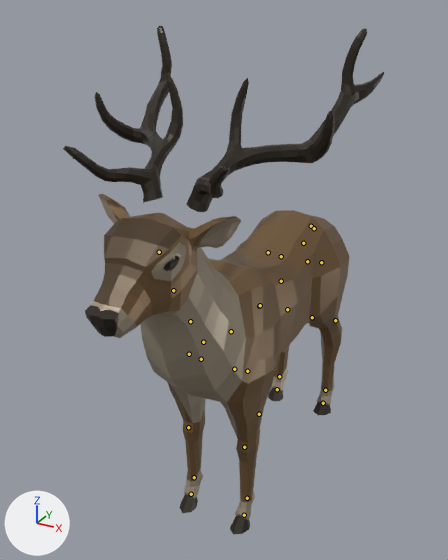
A saved change to the glTF model src/HomeBlaze/HomeBlaze.Game.Nature/wwwroot/models/animals/stag.glb.
The view is the same before and after, from a camera (50 mm lens) standing at (2.93, -6.32, 5.75) and looking at (-0.29, -0.46, 2.82). The lights are fixed; the arrows at lower left show +X, +Y and +Z. The older version comes first. The bones that change, and the others that lie on the model, are drawn over the model as lines.

Objects in the first picture: 'Stag', 'Stag_Horns'.
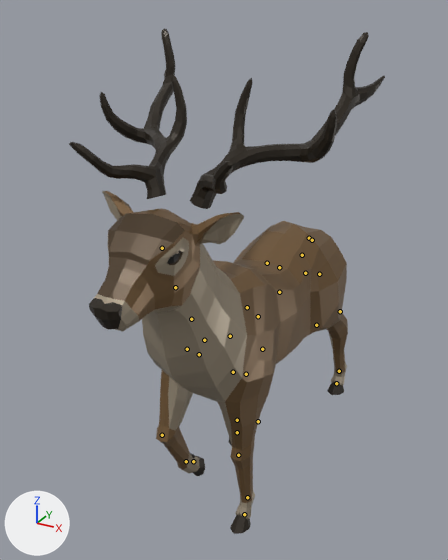
The newer file adds an action. The first version stands in its rest pose; the second is drawn at frame 20 of the action 'Walk'.

Boxes [x1, y1, x2, y2] around the edits, measured in the pictures (448 x 560 px):
'Stag', posed: before [85, 194, 350, 535]; after [89, 191, 348, 534]
'Stag_Horns', posed: before [63, 26, 384, 212]; after [69, 29, 385, 209]
bone 'Body', root to tip: before (259, 414) to (259, 412); after (258, 421) to (258, 420)
bone 'Back', root to tip: before (303, 243) to (303, 243); after (302, 255) to (301, 255)
bone 'Torso2', root to tip: before (259, 306) to (259, 306); after (258, 316) to (258, 317)
bone 'Neck1', root to tip: before (203, 342) to (203, 342); after (204, 340) to (204, 339)
bone 'Neck2', root to tip: before (190, 321) to (190, 321); after (191, 319) to (191, 319)
bone 'FrontLowerLeg.L', root to tip: before (244, 447) to (244, 447); after (238, 455) to (238, 455)
bone 'FrontShoulder.R', root to tip: before (201, 359) to (200, 359); after (199, 354) to (198, 354)
bone 'FrontUpperLeg.R', root to tip: before (189, 354) to (189, 355); after (187, 349) to (187, 350)
bone 'FrontLowerLeg.R', root to tip: before (188, 427) to (188, 428); after (162, 435) to (162, 435)
bone 'BackShoulder.L', root to tip: before (307, 261) to (308, 261); after (305, 273) to (306, 273)
bone 'BackUpperLeg.L', root to tip: before (312, 317) to (312, 318); after (316, 325) to (316, 325)
bone 'BackLowerLeg.L', root to tip: before (335, 320) to (335, 321); after (340, 311) to (340, 312)
bone 'BackShoulder.R', root to tip: before (281, 256) to (280, 256); after (279, 267) to (279, 267)
bone 'BackLeg.R', root to tip: before (268, 252) to (268, 253); after (267, 263) to (266, 263)
bone 'BackUpperLeg.R', root to tip: before (260, 305) to (260, 305); after (247, 307) to (247, 308)
bone 'BackLowerLeg.R', root to tip: before (287, 309) to (287, 310); after (262, 349) to (262, 349)
bone 'IKBackLeg.L', root to tip: before (325, 390) to (325, 391); after (339, 371) to (338, 372)
bone 'IKBackLeg.R', root to tip: before (279, 376) to (279, 377); after (237, 420) to (237, 421)
bone 'IKFrontLeg.R', root to tip: before (194, 477) to (194, 478); after (186, 461) to (186, 461)

What the commit changed:
Bone 'Body' (bone_body) moves from (0.0, 0.0, 0.0) to (-0.0002, -0.0015, -0.0003).
Bone 'Back' (bone_back) moves from (0.0, 0.0, 0.0) to (0.0, 0.0002, 0.0003).
Bone 'Back' (bone_back) turns from (0, 0, 0) to (-1, 0, 0) degrees about its own x, y and z.
Bone 'Torso2' (bone_torso2) turns from (0, 0, 0) to (6, 0, 0) degrees about its own x, y and z.
Bone 'Neck1' (bone_neck1) turns from (0, 0, 0) to (-7, 0, 0) degrees about its own x, y and z.
Bone 'Neck2' (bone_neck2) turns from (0, 0, 0) to (2, 0, 0) degrees about its own x, y and z.
Bone 'FrontLowerLeg.L' (bone_frontlowerleg_l) turns from (0, 0, 0) to (-16, 0, 0) degrees about its own x, y and z.
Bone 'FrontShoulder.R' (bone_frontshoulder_r) moves from (0.0, 0.0, 0.0) to (0.0009, 0.0001, 0.0001).
Bone 'FrontUpperLeg.R' (bone_frontupperleg_r) turns from (0, 0, 0) to (-27, 0, -1) degrees about its own x, y and z.
Bone 'FrontLowerLeg.R' (bone_frontlowerleg_r) turns from (0, 0, 0) to (-61, 0, 0) degrees about its own x, y and z.
Bone 'BackShoulder.L' (bone_backshoulder_l) turns from (0, 0, 0) to (0, 16, 0) degrees about its own x, y and z.
Bone 'BackUpperLeg.L' (bone_backupperleg_l) turns from (0, 0, 0) to (-3, 0, 0) degrees about its own x, y and z.
Bone 'BackLowerLeg.L' (bone_backlowerleg_l) turns from (0, 0, 0) to (-4, 0, 0) degrees about its own x, y and z.
Bone 'BackShoulder.R' (bone_backshoulder_r) turns from (0, 0, 0) to (-3, 37, -4) degrees about its own x, y and z.
Bone 'BackLeg.R' (bone_backleg_r) turns from (0, 0, 0) to (-1, 1, -1) degrees about its own x, y and z.
Bone 'BackUpperLeg.R' (bone_backupperleg_r) turns from (0, 0, 0) to (8, -1, -1) degrees about its own x, y and z.
Bone 'BackLowerLeg.R' (bone_backlowerleg_r) turns from (0, 0, 0) to (11, 0, 1) degrees about its own x, y and z.
Bone 'IKBackLeg.L' (bone_ikbackleg_l) moves from (0.0, 0.0, 0.0) to (0.0, -0.0023, 0.0058).
Bone 'IKBackLeg.R' (bone_ikbackleg_r) moves from (0.0, 0.0, 0.0) to (0.0, 0.0044, -0.014).
Bone 'IKBackLeg.R' (bone_ikbackleg_r) turns from (0, 0, 0) to (22, 0, 0) degrees about its own x, y and z.
Bone 'IKFrontLeg.R' (bone_ikfrontleg_r) moves from (0.0, 0.0, 0.0) to (0.0, -0.0029, -0.0031).
Bone 'IKFrontLeg.R' (bone_ikfrontleg_r) turns from (0, 0, 0) to (76, 0, 0) degrees about its own x, y and z.
